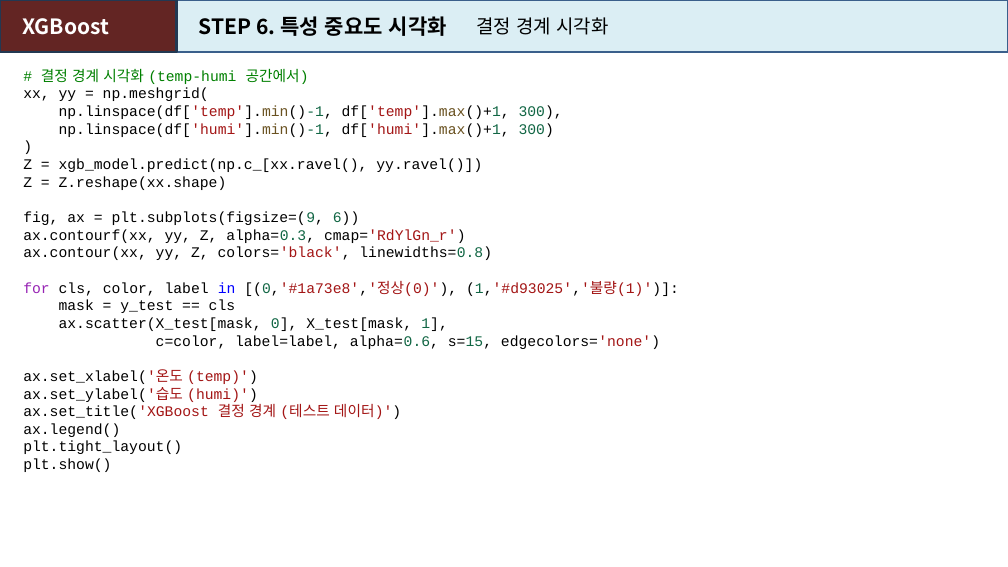
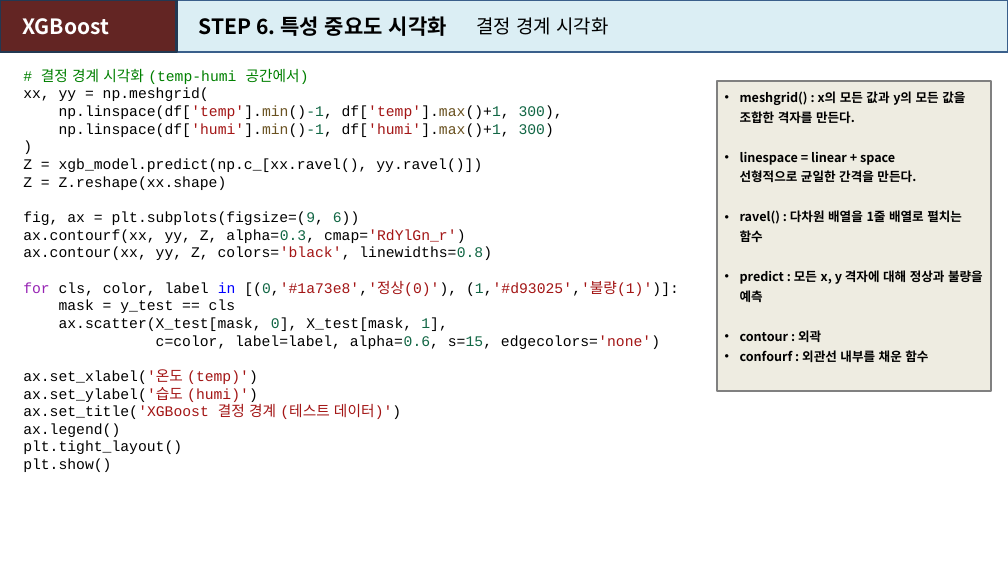
Before and after one commit to heartcom/Linux-Program, a slide deck: slide 113 of 강의자료_머신러닝_인공지능(2606).pptx (slide 112 before the commit). Drawn at 1008x567 pixels with LibreOffice and Linux fonts; fonts in the diff are those of the drawing. Boxes give left, top, right and bottom in pixels: in the first picture for what was removed or moved away, otherwise in the second. Text is boxed around its words. In the diff, an @@ line names an element or a change of style, - is before the commit and + after.

```diff
--- a/강의자료_머신러닝_인공지능(2606).pptx
+++ b/강의자료_머신러닝_인공지능(2606).pptx
@@ rectangle added at box(718, 81, 991, 391), fill #EEECE1, outline #808080 2 pt, 12 pt, text #000000, bold @@
+• meshgrid() : x의 모든 값과 y의 모든 값을 조합한 격자를 만든다.
+• linespace = linear + space
+  선형적으로 균일한 간격을 만든다.
+• ravel() : 다차원 배열을 1줄 배열로 펼치는 함수
+• predict : 모든 x, y 격자에 대해 정상과 불량을 예측
+• contour : 외곽
+• confourf : 외관선 내부를 채운 함수
```
Also in this commit, not shown: 11 other slides changed, 51 slides added.
